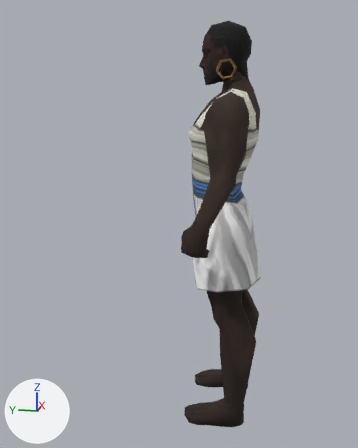
Renders of the glTF model assets/models/units/kush_villager.glb from each side of a commit.
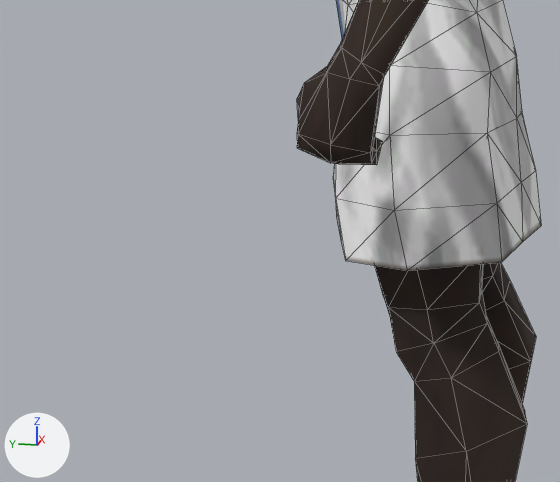
Old and new are each drawn whole from a 50 mm camera at (-2.104, -0.216, 1.386) aimed at (-0.007, 0.203, 0.862) and again close up on the part from 24% to 75% of the width and 46% to 81% of the height. The axes (+X, +Y, +Z) are drawn at lower left. The lights are the same throughout. The last two pictures show the newer version. The close-ups show mesh edges as thin lines. Where no turn or scale is listed for an object, it has been applied to the vertices.

The first close-up shows 'kush_villager_part0'.
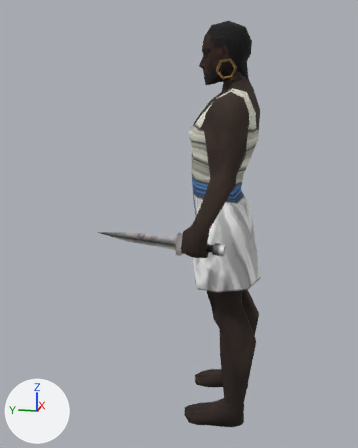
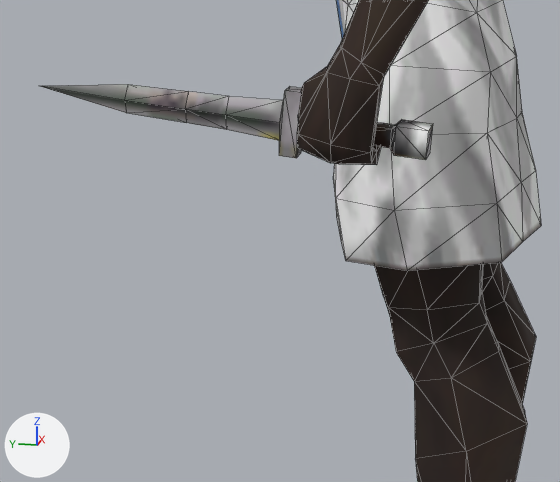
The newer file is also turned or shifted as a whole; pictures and numbers use the older file's frame.

Boxes [x1, y1, x2, y2] around the edits, measured in the close-ups (560 x 482 px):
'kush_villager_part3', added
    after: [40, 84, 433, 160]

Edits to the bpy script that builds the scene:
```text
Add img_tex3:
    img_tex3 = load_image('tex3', '_unpacked/tex3', 256, 256, 'sRGB')
Add mat_mat3:
    mat_mat3 = principled_material('mat3')
    mat_mat3.texture = img_tex3
    mat_mat3.roughness = 0.9
Add me_kush_villager_part3:
    me_kush_villager_part3.from_pydata(...)  # 41 vertices, 78 faces; spans x -0.357..-0.311, y -0.039..0.469, z 0.822..0.908
    me_kush_villager_part3.materials.append(mat_mat3)  # picture img_tex3
Add ob_kush_villager_part3:
    ob_kush_villager_part3 = bpy.data.objects.new('kush_villager_part3', me_kush_villager_part3)
    ob_kush_villager_part3.location = (0.0, 0.001, 0.0)
```
